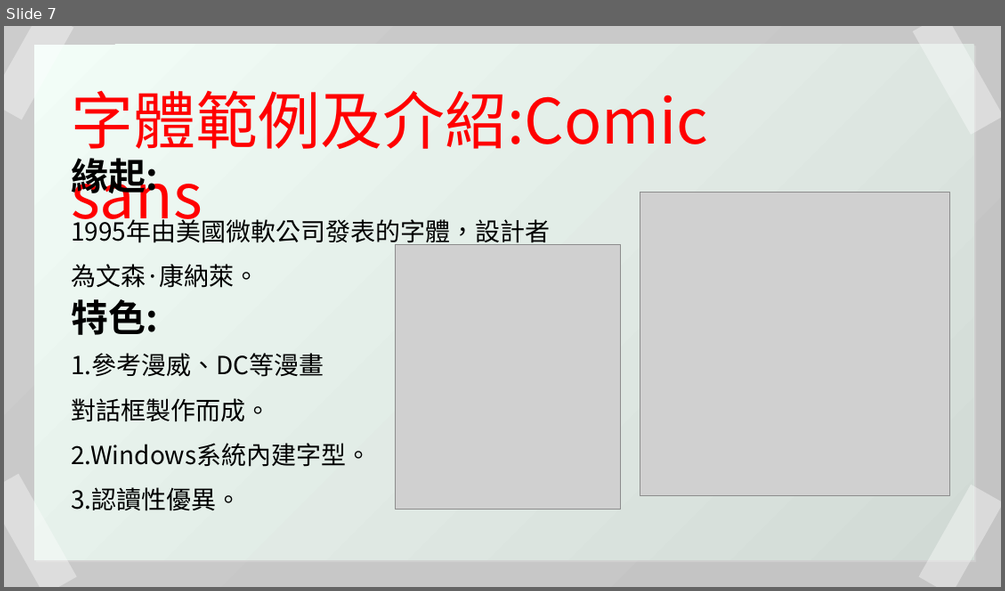
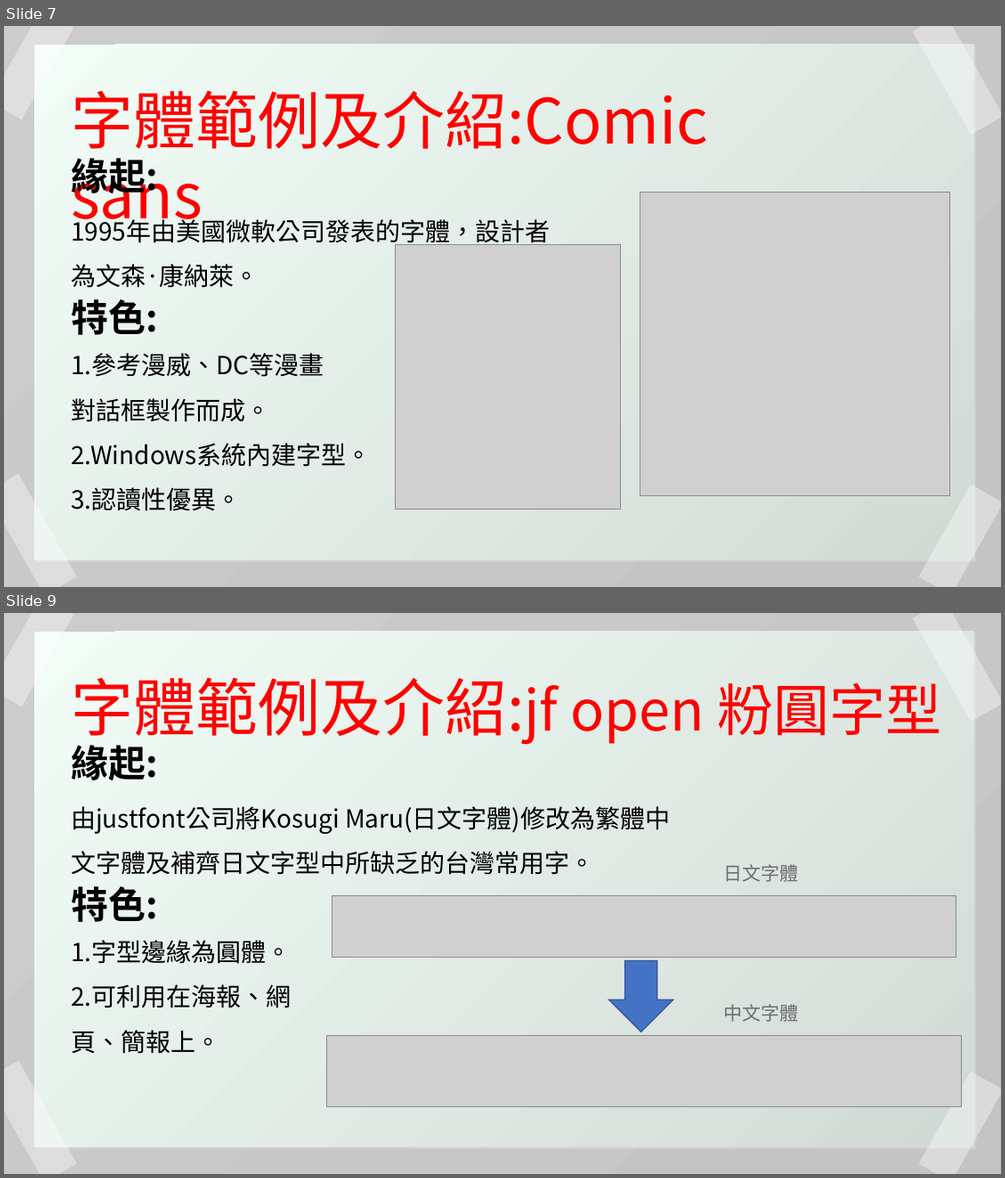
Before and after one commit to duckken1026/computer-font, a slide deck: 109590029_鄭傳脩_藝術概論期中報告.pptx. Shown one above the other, each under a label of ours: slide 7 before the commit, slides 7 and 9 after it; the slides between them are not shown. The pictures are 1005x591 and 1005x1178 pixels, drawn with LibreOffice and Linux fonts; fonts in the diff are those of the drawing; grey boxes stand for pictures. Boxes give left, top, right and bottom in pixels: in the first picture for what was removed or moved away, otherwise in the second. Text is boxed around its words. In the diff, an @@ line names an element or a change of style, - is before the commit and + after.

Commit message:
Update ppt

```diff
--- a/109590029_鄭傳脩_藝術概論期中報告.pptx
+++ b/109590029_鄭傳脩_藝術概論期中報告.pptx
@@ slide 9 added at <box>4,613,1001,1174</box>, background #FFFFFF; not listed: 1 template element that a slide beside it also shows @@
@@ rectangle added at <box>4,613,74,706</box>, fill #FFFFFF at 38% opacity @@
@@ rectangle added at <box>34,632,974,1147</box>, fill gradient #F2FDF7 to #D1DAD5 @@
@@ rectangle added at <box>913,613,1001,722</box>, fill #FFFFFF at 38% opacity @@
@@ text added at <box>71,678,941,747</box>, 54 pt, text #FF0000 @@
+字體範例及介紹:jf open 粉圓字型
@@ text added at <box>71,745,158,780</box>, 36 pt, text #000000, bold @@
+緣起:
@@ text added at <box>71,806,670,875</box>, 24 pt, text #000000 @@
+由justfont公司將Kosugi Maru(日文字體)修改為繁體中文字體及補齊日文字型中所缺乏的台灣常用字。
@@ text added at <box>723,864,798,882</box>, 18 pt, text #6D6D6D @@
+日文字體
@@ text added at <box>71,886,158,922</box>, 36 pt, text #000000, bold @@
+特色:
@@ picture added at <box>332,896,956,957</box> @@
@@ text added at <box>71,940,291,1054</box>, 24 pt, text #000000 @@
+1.字型邊緣為圓體。
+2.可利用在海報、網頁、簡報上。
@@ down arrow added at <box>609,961,674,1032</box>, fill #4472C4, outline #325491 1 pt @@
@@ text added at <box>723,1004,798,1022</box>, 18 pt, text #6D6D6D @@
+中文字體
@@ picture added at <box>327,1036,962,1107</box> @@
@@ rectangle added at <box>4,1060,77,1174</box>, fill #FFFFFF at 38% opacity @@
@@ rectangle added at <box>919,1071,1001,1174</box>, fill #FFFFFF at 38% opacity @@
```
Also in this commit, not shown: 1 slide changed, 2 other slides added.
